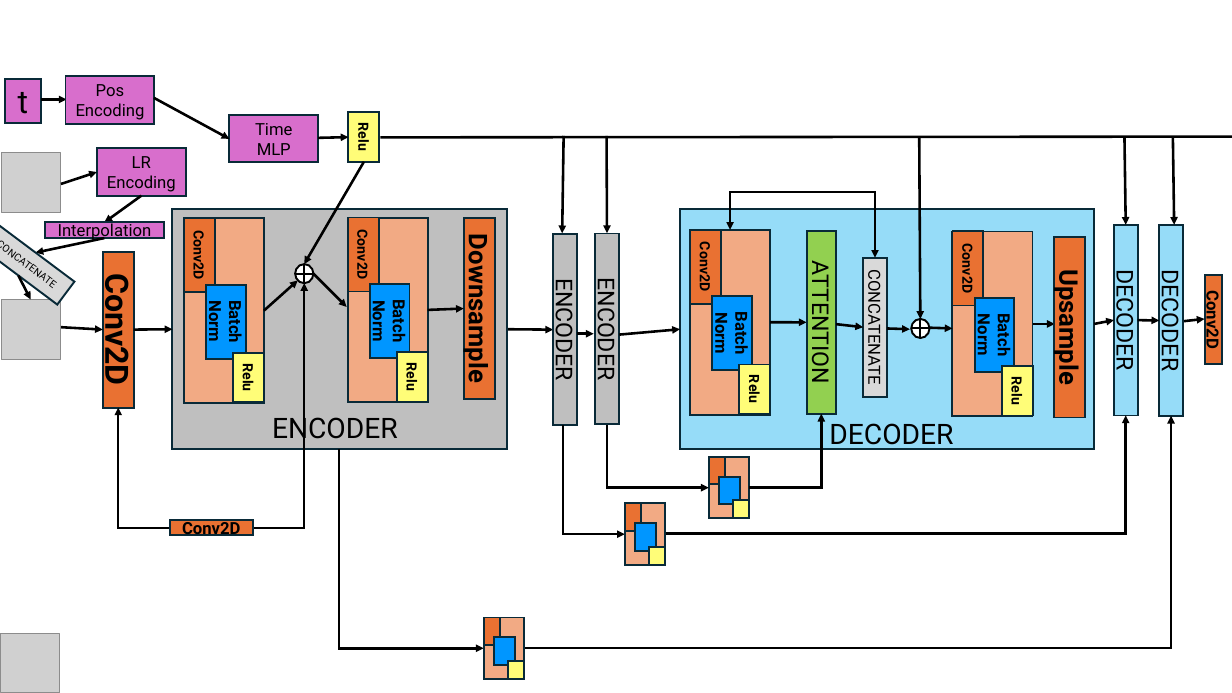
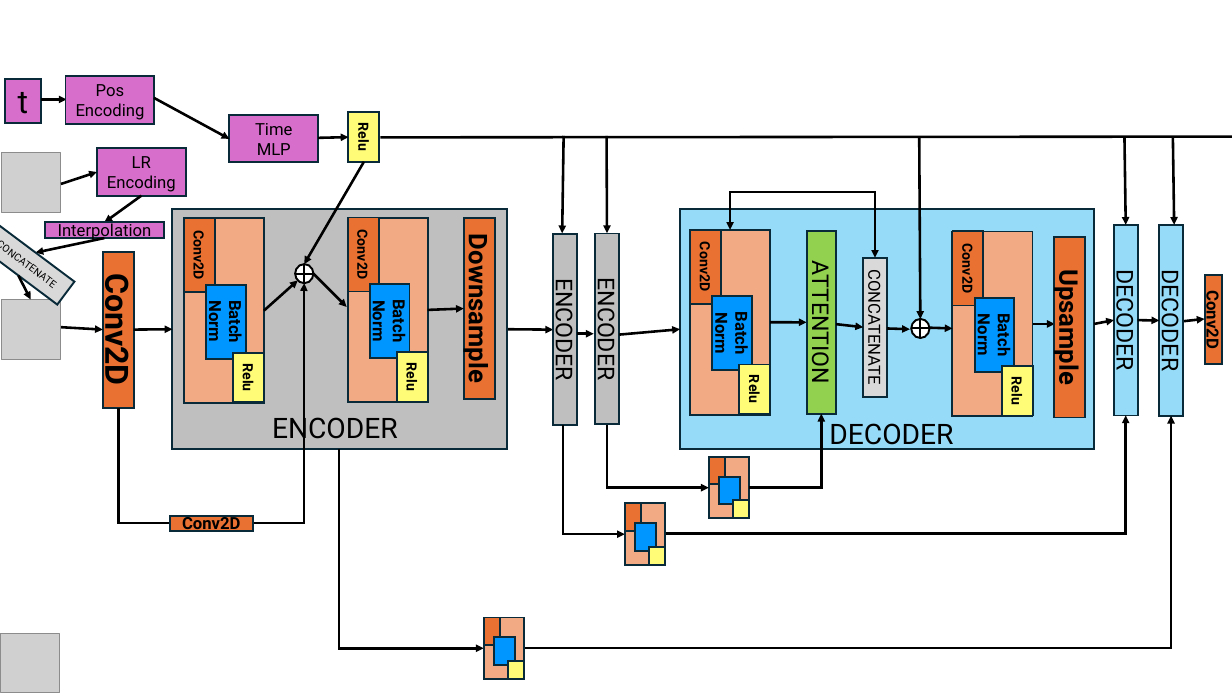
Before and after one commit to AdrianoEttari/pansharpening, a slide deck: slide 7 of models_representation.pptx. Drawn at 1232x693 pixels with LibreOffice and Linux fonts; fonts in the diff are those of the drawing; grey boxes stand for pictures. Boxes give left, top, right and bottom in pixels: in the first picture for what was removed or moved away, otherwise in the second. Text is boxed around its words. In the diff, an @@ line names an element or a change of style, - is before the commit and + after.

```diff
--- a/models_representation.pptx
+++ b/models_representation.pptx
@@ elbow double arrow (118, 408) - (304, 283): elbow double arrow to elbow arrow; stroke #000000 1.5 pt to #000000 2 pt; route changed @@
@@ rectangle "Conv2D": place and size @@
-rectangle "Conv2D" at [170,520,253,535]
+rectangle "Conv2D" at [170,516,253,531]
```
Also in this commit, not shown: 6 other slides changed, 3 other files.
